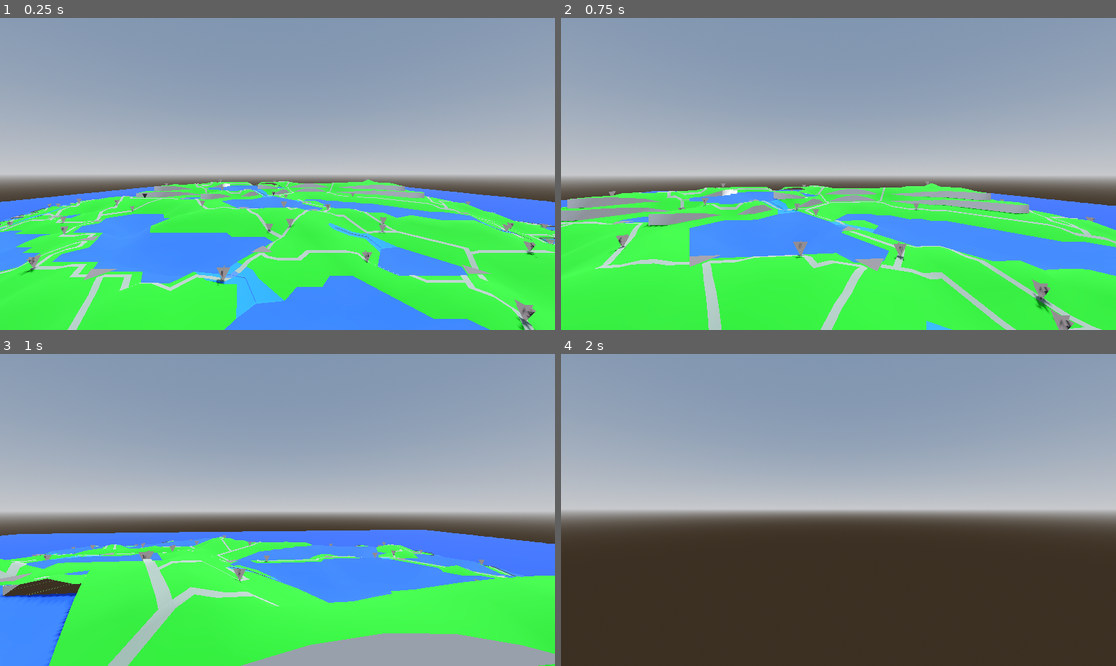
Above: before the commit, frames 1-4 (two rows, left to right).
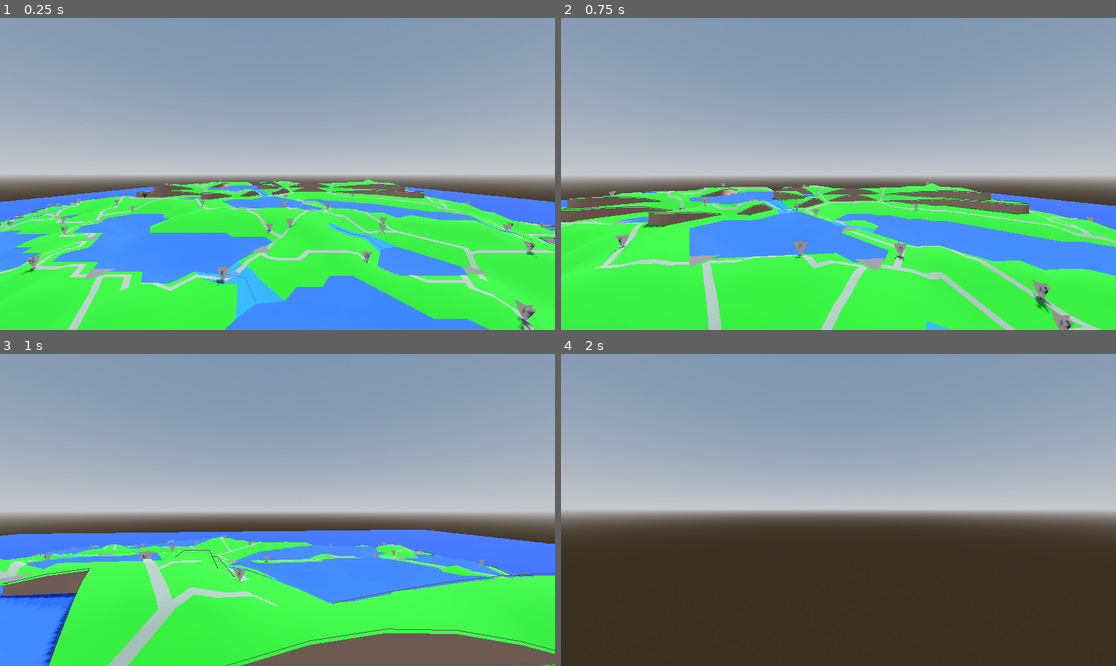
Above: after the commit, the same moments.

Repository: MichaelReel/Faster-Island-Generation
Game: Godot game, scene res://Main.tscn
Same seed, same stepped clock (60 frames per second), same inputs: the game is played once before the commit and once after it.
Inputs (mouse positions are in pixels of both pictures, inside the frame that each line leads up to):
- Up to frame 1 (0.25 s): no input
- Up to frame 2 (0.75 s): tap Enter at 0.5 s; move the mouse to (866, 174) at 0.52 s; hold W (forward) from 0.53 s (still down)
- Up to frame 3 (1 s): keep holding W (forward)
- Up to frame 4 (2 s): keep holding W (forward); move the mouse to (810, 510) at 1.27 s

The runs differ from the first frame. In frame 1, 1.1% of the frame differs, in the area x 24-77%, y 52-59%; in frame 2, 3.0%; in frame 3, 5.6%, in the area x 0-100%, y 62-100%; in frame 4, nothing differs.

Commit message:
Cliff faces are now orientated to face outwards.

Diff:
--- a/Main.tscn
+++ b/Main.tscn
@@ -36,6 +36,7 @@
 albedo_color = Color(0.403922, 0.454902, 0.403922, 1)
 
 [sub_resource type="StandardMaterial3D" id="StandardMaterial3D_f5ket"]
+albedo_color = Color(0.72549, 0.576471, 0.498039, 1)
 
 [node name="Main" type="Node3D"]
 
--- a/island/GeneratedIsland.tscn
+++ b/island/GeneratedIsland.tscn
@@ -27,6 +27,10 @@
 resource_local_to_scene = false
 resource_name = ""
 
+[sub_resource type="Material" id="Material_xa6nx"]
+resource_local_to_scene = false
+resource_name = ""
+
 [sub_resource type="ShaderMaterial" id="ShaderMaterial_54e7f"]
 render_priority = 0
 shader = ExtResource("2_fcc08")
@@ -43,6 +47,7 @@
 region_debug = SubResource("Material_7ocas")
 settlement = SubResource("Material_4yewd")
 road = SubResource("Material_uoiw4")
+cliff = SubResource("Material_xa6nx")
 
 [node name="BoundsMesh" type="MeshInstance3D" parent="."]
 mesh = SubResource("PlaneMesh_qw12c")
--- a/island/generation/cliffs/CliffManager.gd
+++ b/island/generation/cliffs/CliffManager.gd
@@ -35,8 +35,8 @@
 	_rng.seed = rng_seed
 
 	_cliff_layer = CliffLayer.new(
-		lake_manager.get_lake_layer(),
-		_outline_manager.get_region_cell_layer(),
+		_grid_manager.get_tri_cell_layer(),
+		_lake_manager.get_lake_layer(),
 		_height_manager.get_height_layer(),
 		_river_manager.get_river_layer(),
 		_civil_manager.get_road_layer(),
@@ -75,6 +75,6 @@
 
 func get_mesh_dict() -> Dictionary:
 	return {
-#		"cliff_bases": _cliff_line_mesh,
+		"cliff_debug": _cliff_line_mesh,
 		"terrain": _cliff_terrain_mesh,
 	}
--- a/island/generation/cliffs/geometry/CliffLayer.gd
+++ b/island/generation/cliffs/geometry/CliffLayer.gd
@@ -1,8 +1,8 @@
 class_name CliffLayer
 extends Object
 
+var _tri_cell_layer: TriCellLayer
 var _lake_layer: LakeLayer
-var _region_cell_layer: RegionCellLayer
 var _height_layer: HeightLayer
 var _river_layer: RiverLayer
 var _road_layer: RoadLayer
@@ -15,16 +15,16 @@
 var _cell_and_point_to_cliff_top_height: Dictionary = {}  # Dictionary[String, float]
 
 func _init(
+	tri_cell_layer: TriCellLayer,
 	lake_layer: LakeLayer,
-	region_cell_layer: RegionCellLayer,
 	height_layer: HeightLayer,
 	river_layer: RiverLayer,
 	road_layer: RoadLayer,
 	min_slope: float,
 	cliff_max_height: float,
 ) -> void:
+	_tri_cell_layer = tri_cell_layer
 	_lake_layer = lake_layer
-	_region_cell_layer = region_cell_layer
 	_height_layer = height_layer
 	_river_layer = river_layer
 	_road_layer = road_layer
@@ -100,8 +100,25 @@
 
 	for chain in chains:
 		# Don't keep any chains that are too short to draw
-		if len(chain) > 3:
-			_cliff_base_chains.append(chain)
+		if len(chain) <= 3:
+			continue
+
+		# Which cliff top cell do both points belong to?
+		var cell_indices: Array = Array(_point_cliff_top_cell_map[chain[0]]).filter(
+			func (cell_ind: int): return cell_ind in _point_cliff_top_cell_map[chain[1]]
+		)
+		if len(cell_indices) != 1:
+			printerr("Can't find single cliff top cell sharing points %d and %d (found %s)" % [chain[0], chain[1], cell_indices])
+		var cell_index: int = cell_indices[0]
+
+		# Do the first 2 points go "clockwise" or "anticlockwise" along the top of cliff cell?
+		var cell_rotation = _tri_cell_layer.get_rotation_direction_around_cell(chain[0], chain[1], cell_index)
+
+		# Reverse any chains that orient the wrong way to keep faces outwards
+		if cell_rotation == 1:
+			chain.reverse()
+
+		_cliff_base_chains.append(chain)
 
 func _put_cliff_point_top_cell(point_ind: int, cell_ind: int) -> void:
 	if point_ind in _point_cliff_top_cell_map.keys():
--- a/island/generation/grid/geometry/TriCellLayer.gd
+++ b/island/generation/grid/geometry/TriCellLayer.gd
@@ -72,6 +72,22 @@
 	var column_even: bool = vector.x % 2 == 0
 
 	return -1 if row_even == column_even else +1
+
+func get_rotation_direction_around_cell(point_ind_a: int, point_ind_b: int, cell_ind: int) -> int:
+	"""
+	Get the rotation of the points, in the given order, around the cell
+	+1 and -1 for CW and ACW rotations respectively.
+	0 for no rotation; I.e.: input error, etc.
+	"""
+	# This relies on the order of the cells on creation in _create_tri_cell
+	var ordered_points_in_the_cell: PackedInt32Array = _cells[cell_ind]
+	var index_a_in_order: int = ordered_points_in_the_cell.find(point_ind_a)
+	if ordered_points_in_the_cell[(index_a_in_order + 1) % 3] == point_ind_b:
+		return 1
+	if ordered_points_in_the_cell[(index_a_in_order + 2) % 3] == point_ind_b:
+		return -1
+	return 0
+
 
 func _create_tri_cell(vector: Vector2i) -> PackedInt32Array:
 	var row: int = vector.y
Not shown: 1 places in island/GeneratedIsland.tscn that only renumber resources
